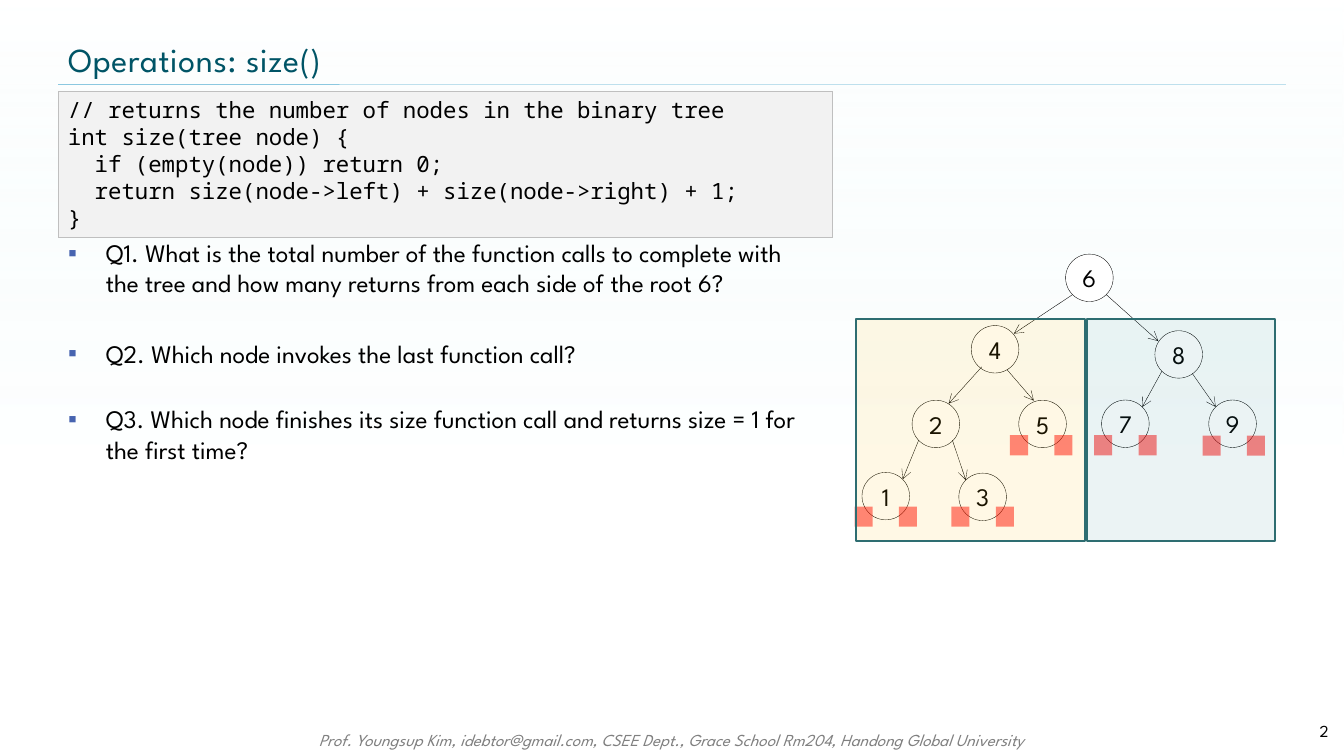
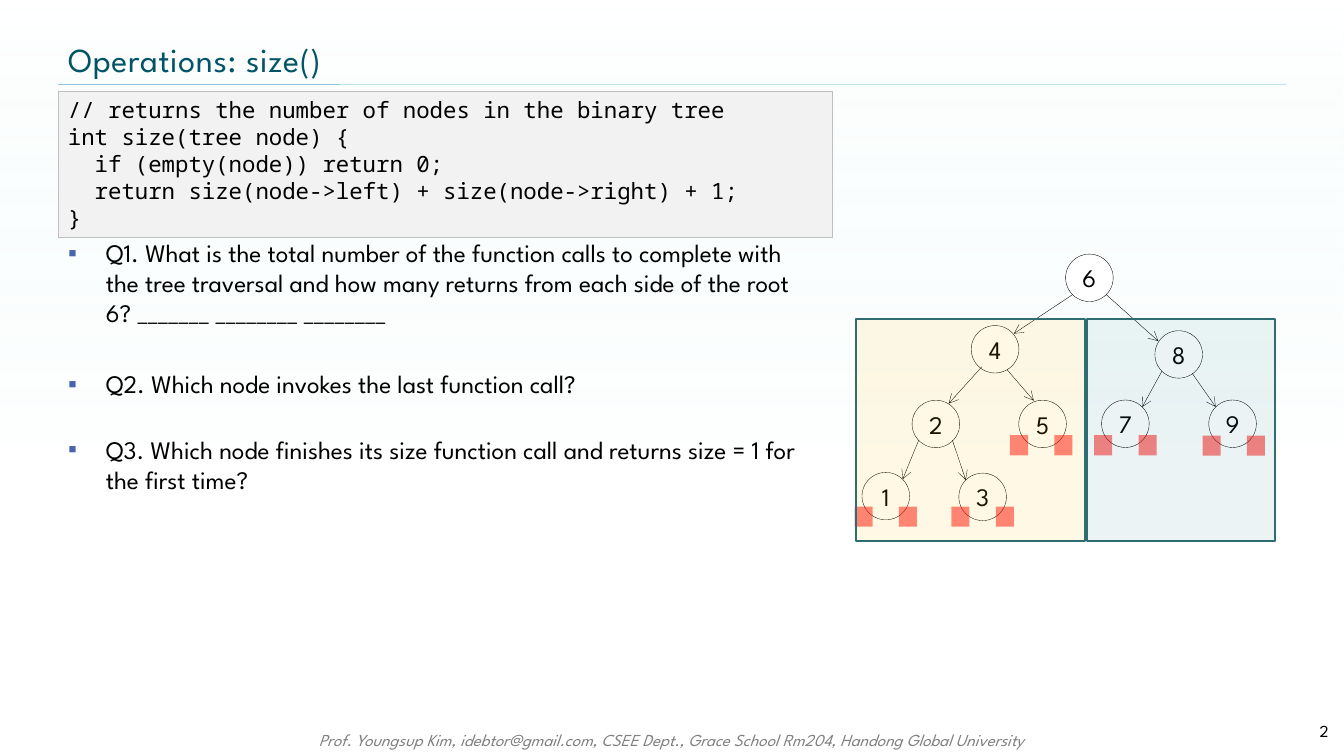
Before and after one commit to idebtor/nowic, a slide deck: slide 2 of ppts/05-1.4_BinaryTreeCodeAdv Quiz.pptx. Drawn at 1344x756 pixels with LibreOffice and Linux fonts; fonts in the diff are those of the drawing; background and template pictures are left out. Boxes give left, top, right and bottom in pixels: in the first picture for what was removed or moved away, otherwise in the second. Text is boxed around its words. In the diff, an @@ line names an element or a change of style, - is before the commit and + after.

```diff
--- a/ppts/05-1.4_BinaryTreeCodeAdv Quiz.pptx
+++ b/ppts/05-1.4_BinaryTreeCodeAdv Quiz.pptx
@@ text at box(106, 237, 789, 323): text changed @@
-▪ Q1. What is the total number of the function calls to complete with the tree and how many returns from each side of the root 6?
+▪ Q1. What is the total number of the function calls to complete with the tree traversal and how many returns from each side of the root 6? _______ ________ ________
```
Also in this commit, not shown: 3 other files.
